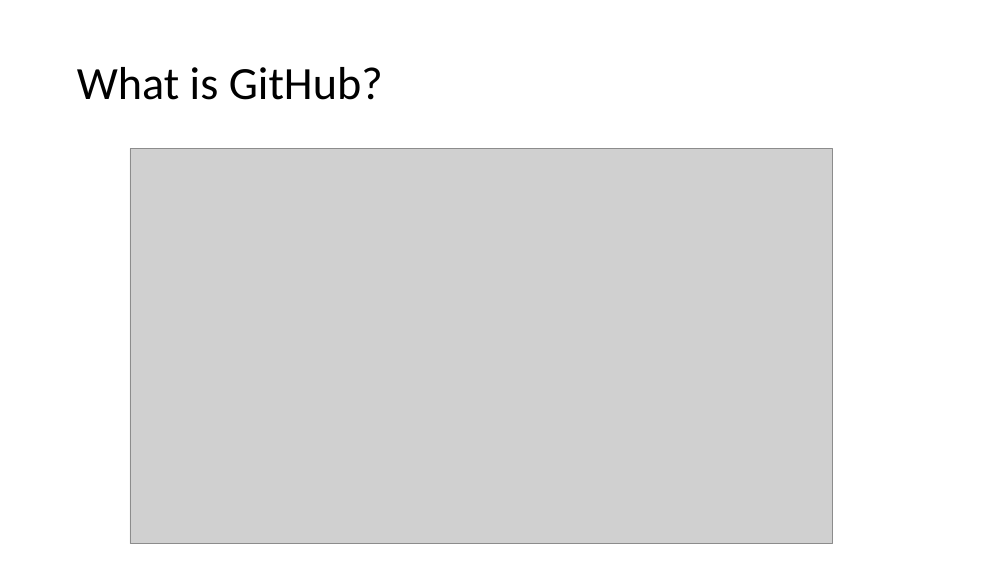
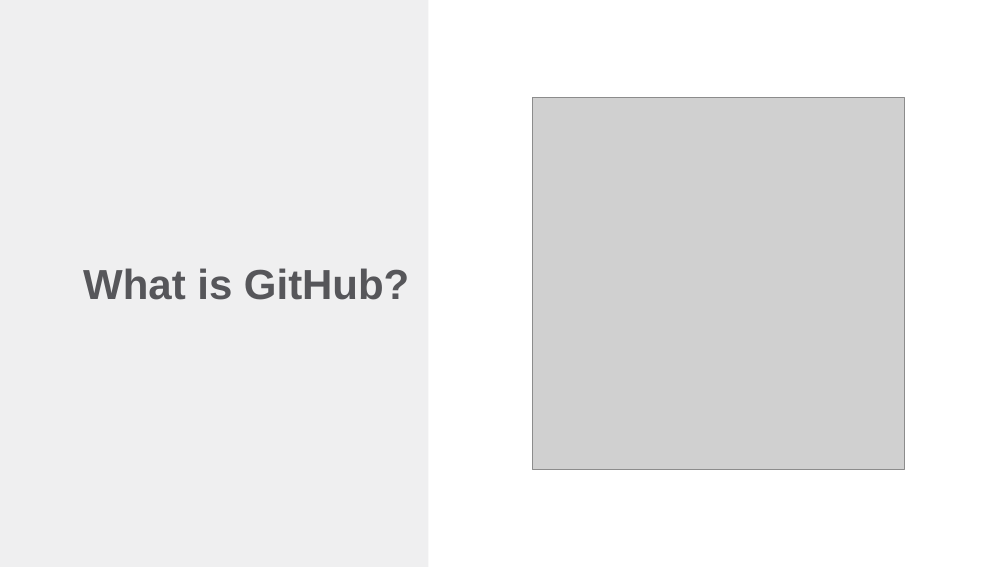
Before and after one commit to hytechclub/cs-102, a slide deck: slide 2 of Git/Intro/IntroductionToGitHub.pptx. Drawn at 1008x567 pixels with LibreOffice and Linux fonts; fonts in the diff are those of the drawing; grey boxes stand for pictures. Boxes give left, top, right and bottom in pixels: in the first picture for what was removed or moved away, otherwise in the second. Text is boxed around its words. In the diff, an @@ line names an element or a change of style, - is before the commit and + after.

```diff
--- a/Git/Intro/IntroductionToGitHub.pptx
+++ b/Git/Intro/IntroductionToGitHub.pptx
@@ rectangle added at bbox=[0, 0, 429, 567], fill #EFEFF0 @@
@@ picture added at bbox=[532, 98, 904, 470] @@
@@ picture removed at bbox=[130, 149, 833, 544] @@
@@ title "What is GitHub?": place and size @@
-title "What is GitHub?" at bbox=[77, 67, 383, 100]
+title "What is GitHub?" at bbox=[83, 268, 409, 300]
@@ title "What is GitHub?" at bbox=[83, 268, 409, 300]: size 44 to 40 pt, font Calibri to Arial, text colour #000000 to #56565A, bold on; alignment left to right @@
```
Also in this commit, not shown: 7 other slides changed, 4 slides added, 3 slides removed, 1 other file.
